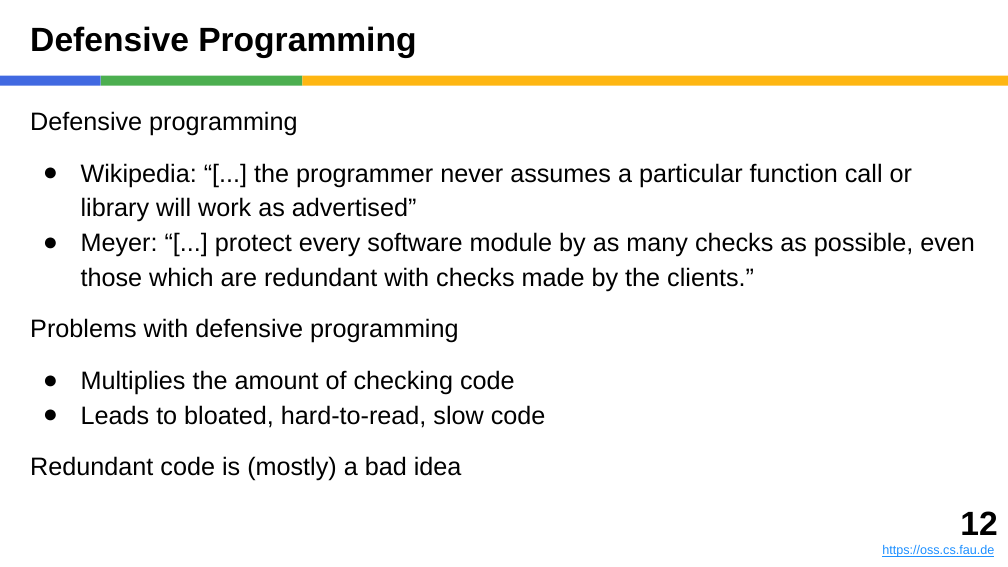
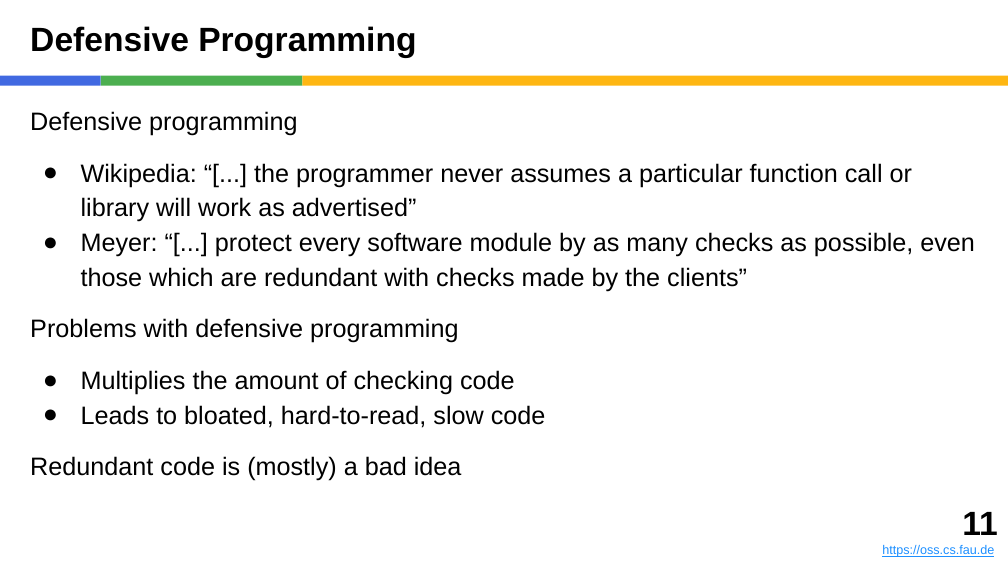
Before and after one commit to dirkriehle/adap-course, a slide deck: slide 11 of Lecture slides/ADAP B04 - Design by Contract.pptx (slide 12 before the commit). Drawn at 1008x567 pixels with LibreOffice and Linux fonts; fonts in the diff are those of the drawing. Boxes give left, top, right and bottom in pixels: in the first picture for what was removed or moved away, otherwise in the second. Text is boxed around its words. In the diff, an @@ line names an element or a change of style, - is before the commit and + after.

```diff
--- a/Lecture slides/ADAP B04 - Design by Contract.pptx
+++ b/Lecture slides/ADAP B04 - Design by Contract.pptx
@@ text at (x1=81, y1=232, x2=975, y2=292): text changed @@
-● Meyer: “[...] protect every software module by as many checks as possible, even those which are redundant with checks made by the clients.”
+● Meyer: “[...] protect every software module by as many checks as possible, even those which are redundant with checks made by the clients”
@@ text at (x1=962, y1=512, x2=998, y2=535): text changed @@
-12
+11
```
Also in this commit, not shown: 3 other slides changed, 1 slide added, 4 slides removed, 11 other files.
